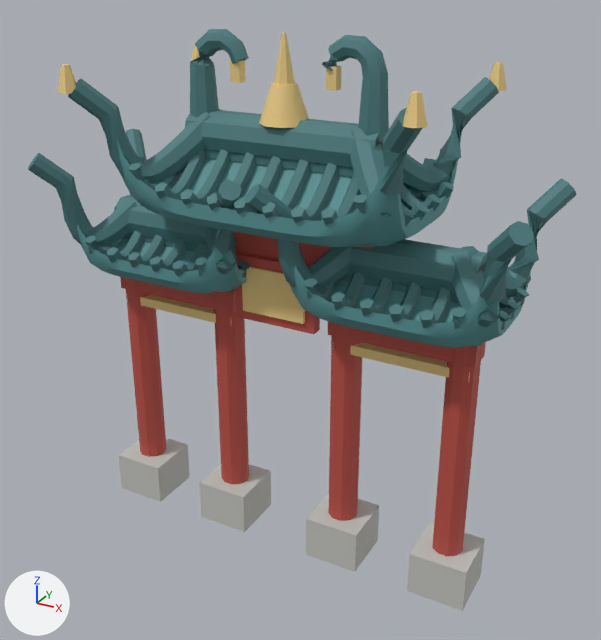
An edit to the FBX model Assets/Art/SonMon/Models/SonMon_gate.fbx, drawn before and after from the same camera.
One viewpoint serves both versions: a 50 mm camera at (1.96, -3.41, 3.04) aimed at (0.07, 0.02, 1.32). Arrows for +X, +Y and +Z are at lower left; the lights stay in place. The picture after the commit comes second. Where no turn or scale is listed for an object, it has been applied to the vertices.

The older version as bpy lines, for what is in view:
```python
me_gate = bpy.data.meshes.new('gate')
me_gate.from_pydata(...)  # 6764 vertices, 6368 faces; spans x -1.29..1.29, y -0.55..0.55, z 0.0..2.72
# faces by material slot: [1248, 4934, 72, 24, 90]
me_gate.materials.append(mat_roof)  # cyan #599597
me_gate.materials.append(mat_rooftrim)  # cyan #4b7c7e
me_gate.materials.append(mat_lacquer)  # red #bc5045
me_gate.materials.append(mat_stone)  # light grey #c4c4bf
me_gate.materials.append(mat_gold)  # beige #edce86
ob_gate = bpy.data.objects.new('gate', me_gate)
ob_gate.location = (0.0, 0.0, 0.0)
```
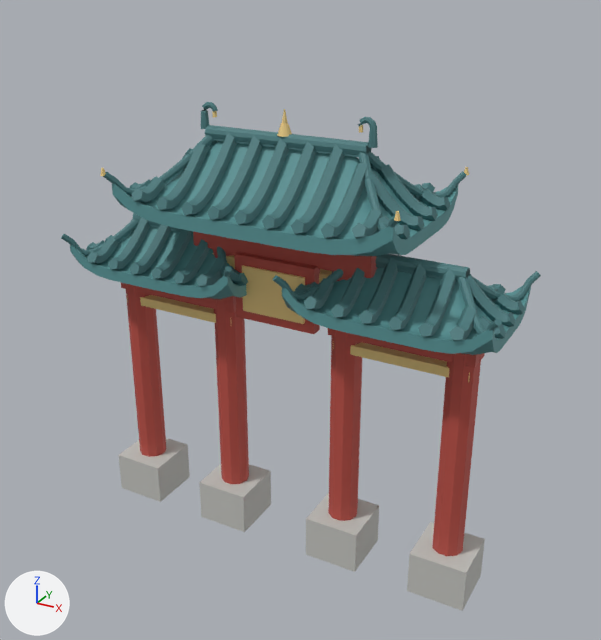
Pixel boxes [x1, y1, x2, y2] of what changed, in the pictures (601 x 640 px; the box of a moved part takes in the faces that stretch with it):
'gate', reshaped, shading changed (13% narrower, 13% shorter): before [28, 29, 577, 611]; after [61, 102, 541, 611]
part 1 of me_gate, moved or reshaped: before [185, 110, 383, 168]; after [205, 125, 372, 155]
part 2 of me_gate, moved or reshaped (mostly hidden afterwards): before [204, 138, 383, 177]; after [212, 138, 371, 157]
part 3 of me_gate, moved or reshaped: before [58, 64, 76, 94]; after [100, 168, 106, 176]
part 4 of me_gate, moved or reshaped (not visible afterwards): before [191, 45, 199, 61]
part 5 of me_gate, moved or reshaped: before [403, 91, 427, 128]; after [394, 211, 401, 221]
part 6 of me_gate, moved or reshaped: before [489, 62, 507, 91]; after [464, 167, 469, 175]
part 7 of me_gate, moved or reshaped: before [190, 29, 249, 118]; after [201, 102, 218, 129]
part 8 of me_gate, moved or reshaped: before [230, 60, 245, 83]; after [212, 111, 217, 117]
part 9 of me_gate, moved or reshaped: before [322, 35, 389, 142]; after [358, 117, 378, 148]
part 10 of me_gate, moved or reshaped: before [326, 66, 342, 91]; after [359, 125, 363, 133]
part 11 of me_gate, moved or reshaped: before [259, 82, 309, 128]; after [277, 123, 292, 137]
part 12 of me_gate, moved or reshaped: before [274, 33, 295, 85]; after [282, 109, 288, 124]
part 13 of me_gate, moved or reshaped (mostly hidden afterwards): before [114, 195, 208, 248]; after [133, 213, 193, 232]
part 14 of me_gate, moved or reshaped (mostly hidden): before [121, 233, 209, 255]; after [149, 224, 193, 234]
part 15 of me_gate, moved or reshaped: before [330, 239, 487, 295]; after [375, 254, 470, 280]
part 16 of me_gate, moved or reshaped (mostly hidden): before [339, 261, 487, 303]; after [376, 265, 470, 282]
part 17 of me_gate, moved or reshaped: before [28, 77, 577, 348]; after [61, 135, 541, 355]
part 18 of me_gate, shading changed: before [28, 29, 577, 424]; after [61, 102, 541, 424]

What the commit changed:
me_gate is used by ob_gate; location (0.0, 0.0, 0.0).
me_gate had 6764 vertices, 6368 faces and spanned x -1.29..1.29, y -0.55..0.55, z 0.0..2.72.
me_gate now has 6764 vertices, 6368 faces and spans x -1.19..1.19, y -0.44..0.44, z 0.0..2.38.
me_gate part 1: the loose piece of 20 vertices spanning x -0.5..0.5, y -0.11..0.11, z 2.13..2.34 is scaled about its middle by (0.861, 0.3, 0.3).
me_gate part 2: the loose piece of 8 vertices spanning x -0.5..0.5, y -0.08..0.08, z 2.12..2.31 is scaled about its middle by (0.861, 0.3, 0.3), then moved by (0.0, 0.0, 0.01).
me_gate part 3: the loose piece of 12 vertices spanning x -0.89..-0.79, y -0.55..-0.46, z 2.46..2.58 is scaled about its middle by 0.3, then moved by (0.08, 0.08, -0.43).
me_gate part 4: the loose piece of 12 vertices spanning x -0.89..-0.79, y 0.46..0.55, z 2.46..2.58 is scaled about its middle by 0.3, then moved by (0.08, -0.08, -0.43).
me_gate part 5: the loose piece of 12 vertices spanning x 0.79..0.89, y -0.55..-0.46, z 2.46..2.58 is scaled about its middle by 0.3, then moved by (-0.08, 0.08, -0.43).
me_gate part 6: the loose piece of 12 vertices spanning x 0.79..0.89, y 0.46..0.55, z 2.46..2.58 is scaled about its middle by 0.3, then moved by (-0.08, -0.08, -0.43).
me_gate part 7: the loose piece of 88 vertices spanning x -0.53..-0.2, y -0.07..0.08, z 2.28..2.72 is scaled about its middle by 0.3, then moved by (-0.06, 0.0, -0.19).
me_gate part 8: the loose piece of 8 vertices spanning x -0.28..-0.23, y -0.02..0.03, z 2.48..2.58 is scaled about its middle by 0.3, then moved by (-0.14, 0.0, -0.21).
me_gate part 9: the loose piece of 88 vertices spanning x 0.2..0.53, y -0.07..0.08, z 2.28..2.72 is scaled about its middle by 0.3, then moved by (0.06, 0.0, -0.19).
me_gate part 10: the loose piece of 8 vertices spanning x 0.23..0.28, y -0.02..0.03, z 2.48..2.58 is scaled about its middle by 0.3, then moved by (0.14, 0.0, -0.21).
me_gate part 11: the loose piece of 20 vertices spanning x -0.12..0.12, y -0.11..0.11, z 2.32..2.49 is scaled about its middle by 0.3, then moved by (0.0, 0.0, -0.12).
me_gate part 12: the loose piece of 16 vertices spanning x -0.05..0.05, y -0.05..0.05, z 2.49..2.71 is scaled about its middle by 0.3, then moved by (0.0, 0.0, -0.26).
me_gate part 13: the loose piece of 20 vertices spanning x -1.0..-0.3, y -0.11..0.11, z 1.63..1.83 is scaled about its middle by (0.802, 0.3, 0.3).
me_gate part 14: the loose piece of 8 vertices spanning x -1.0..-0.3, y -0.08..0.08, z 1.62..1.8 is scaled about its middle by (0.802, 0.3, 0.3), then moved by (0.0, 0.0, 0.01).
me_gate part 15: the loose piece of 20 vertices spanning x 0.3..1.0, y -0.11..0.11, z 1.63..1.83 is scaled about its middle by (0.802, 0.3, 0.3).
me_gate part 16: the loose piece of 8 vertices spanning x 0.3..1.0, y -0.08..0.08, z 1.62..1.8 is scaled about its middle by (0.802, 0.3, 0.3), then moved by (0.0, 0.0, 0.01).
me_gate part 17: 3334 of 6764 vertices moved; they spanned x -1.29..1.29, y -0.53..0.53, z 1.47..2.52 and now span x -1.19..1.19, y -0.43..0.43, z 1.46..2.25; mean shift (0.0, 0.0, -0.08); largest move (-0.8, 0.46, 2.52) -> (-0.74, 0.41, 2.09).
me_gate part 18: edges marked sharp go from 6988 to 6556.
